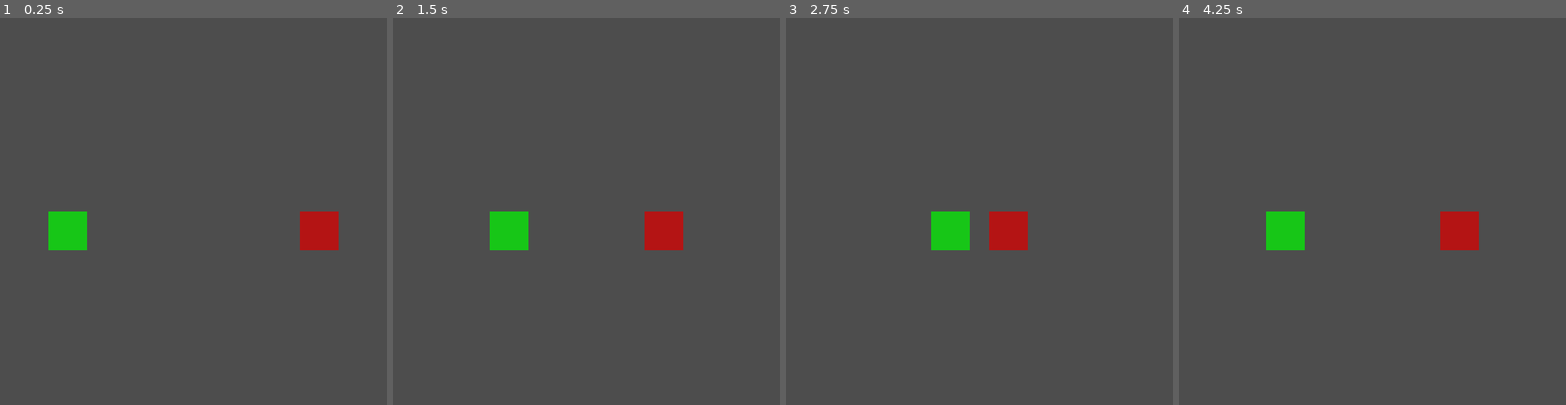
Above: before the commit, frames 1-4 (left to right).
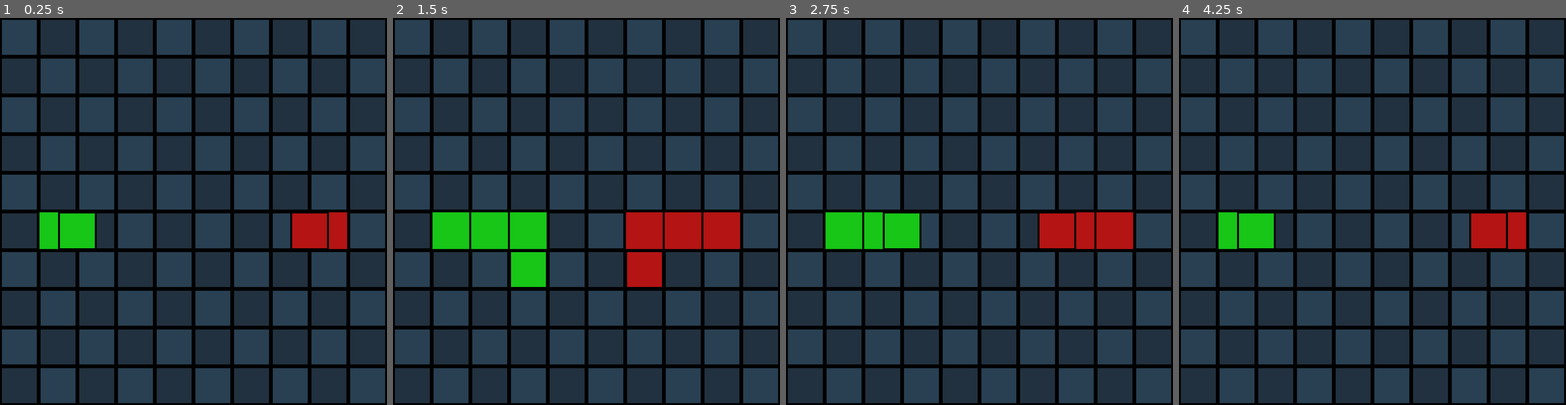
Above: after the commit, the same moments.

Repository: JasonMerit/Human-Adversarial-Reinforcement-Learning
Game: Godot game, scene res://main.tscn
Two runs of this game, one before a commit and one after it. Both use one fixed random seed, a clock stepped at 60 frames per second and the inputs below.
Inputs:
- Up to frame 1 (0.25 s): no input
- Up to frame 2 (1.5 s): no input
- Up to frame 3 (2.75 s): no input
- Up to frame 4 (4.25 s): no input

The runs differ from the first frame. In frame 1, 98% of the frame differs, in the area x 0-100%, y 0-100%; in frame 2, 98%; in frame 3, 100%; in frame 4, 100%.

Commit message:
Add draw walls + background

Diff:
--- a/tron-godot/main.tscn
+++ b/tron-godot/main.tscn
@@ -1,21 +1,27 @@
 [gd_scene format=3 uid="uid://cuflox51uu3sw"]
 
 [ext_resource type="Script" uid="uid://qkwegqcmftlq" path="res://scripts/main.gd" id="1_ig7tw"]
-[ext_resource type="Texture2D" uid="uid://badaua1p4u0d6" path="res://sprites/1x1.png" id="2_0xm2m"]
+[ext_resource type="Texture2D" uid="uid://dw8n5oe6uo5vu" path="res://sprites/100x100.png" id="2_0xm2m"]
+[ext_resource type="Texture2D" uid="uid://c8mfe8rxdquhl" path="res://sprites/background.png" id="3_h2yge"]
 
 [node name="Main" type="Node2D" unique_id=686026432]
 script = ExtResource("1_ig7tw")
 
 [node name="Player" type="Sprite2D" parent="." unique_id=1754906713]
 modulate = Color(0.09084451, 0.7766674, 0.09084451, 1)
-position = Vector2(61, 57)
-scale = Vector2(100, 100)
+texture_filter = 1
 texture = ExtResource("2_0xm2m")
 centered = false
 
 [node name="Adversary" type="Sprite2D" parent="." unique_id=288686919]
 modulate = Color(0.7058824, 0.078431375, 0.078431375, 1)
-position = Vector2(642, 311)
-scale = Vector2(100, 100)
+texture_filter = 1
 texture = ExtResource("2_0xm2m")
 centered = false
+
+[node name="Background" type="TextureRect" parent="." unique_id=1849666325]
+z_index = -1
+offset_right = 1000.0
+offset_bottom = 1000.0
+texture = ExtResource("3_h2yge")
+stretch_mode = 1
--- a/tron-godot/scripts/main.gd
+++ b/tron-godot/scripts/main.gd
@@ -3,7 +3,7 @@
 @onready var player = $Player
 @onready var adversary = $Adversary
 
-const TICK_RATE = 1.0  # Seconds
+const TICK_RATE = .5  # Seconds
 const CELL_SIZE = 100
 
 var tron: Tron
@@ -13,12 +13,18 @@
 var actions = [Vector2i.UP, Vector2i.RIGHT, Vector2i.DOWN, Vector2i.LEFT]
 var action_index = Vector2i.ZERO
 
+var draw_walls: Array[Vector2i]
+
 func _ready():
+	# Set viewport clearmode
+	# RenderingServer.viewport_set_clear_mode(get_viewport().get_viewport_rid(), RenderingServer.VIEWPORT_CLEAR_NEVER)
 	tron = Tron.new(10, 10)
 	reset()
 
 func reset():
 	tron.reset()
+	draw_walls = [tron.bike1.pos, tron.bike2.pos]
+	queue_redraw()
 	tron.tick(Vector2i.RIGHT, Vector2i.LEFT)  # Start moving so trails are visible
 	action_index = Vector2i.ZERO
 	tron.bike1.last_pos = (tron.bike1.pos + Vector2i.LEFT) * CELL_SIZE
@@ -31,21 +37,35 @@
 	time += delta
 	if time >= TICK_RATE:
 		time -= TICK_RATE
-
-		tron.bike1.last_pos = tron.bike1.pos * CELL_SIZE
-		tron.bike2.last_pos = tron.bike2.pos * CELL_SIZE
-
-		action_index.x = (action_index.x + 1) % 4
-		action_index.y = (action_index.y - 1) % 4
-		var result = tron.tick(actions[1], actions[3])
-		# var result = tron.tick(actions[action_index.x], actions[action_index.y])
-
-
-		if result != 0:
-			print("RESET")
-			reset()
+		tick()
 
 	# Interpolate render positions toward authoritative positions
 	var alpha = time / TICK_RATE
 	player.position = tron.bike1.last_pos.lerp(tron.bike1.pos * CELL_SIZE, alpha)
 	adversary.position = tron.bike2.last_pos.lerp(tron.bike2.pos * CELL_SIZE, alpha)
+
+	# Queue the draw call to render the walls
+	queue_redraw()
+
+func tick():
+	tron.bike1.last_pos = tron.bike1.pos * CELL_SIZE
+	tron.bike2.last_pos = tron.bike2.pos * CELL_SIZE
+	draw_walls += [tron.bike1.pos, tron.bike2.pos]
+	queue_redraw()
+
+	action_index.x = (action_index.x + 1) % 4
+	action_index.y = (action_index.y - 1) % 4
+	# var result = tron.tick(actions[1], actions[3])
+	var result = tron.tick(actions[action_index.x], actions[action_index.y])
+
+
+	if result != 0:
+		print("RESET")
+		reset()
+
+func _draw() -> void:
+	for wall in draw_walls:
+		assert (tron.walls[wall.y][wall.x] != 0)
+		var color = player.modulate if tron.walls[wall.y][wall.x] == 1 else adversary.modulate
+		draw_rect(Rect2(wall.x * CELL_SIZE, wall.y * CELL_SIZE, CELL_SIZE, CELL_SIZE), color)
+		draw_rect(Rect2(wall.x * CELL_SIZE, wall.y * CELL_SIZE, CELL_SIZE, CELL_SIZE), Color.BLACK, false, 5.0)
Binary file added: tron-godot/sprites/100x100.png
Not shown, added: tron-godot/sprites/100x100.png.import
Binary file added: tron-godot/sprites/background.png
Not shown, added: tron-godot/sprites/background.png.import
